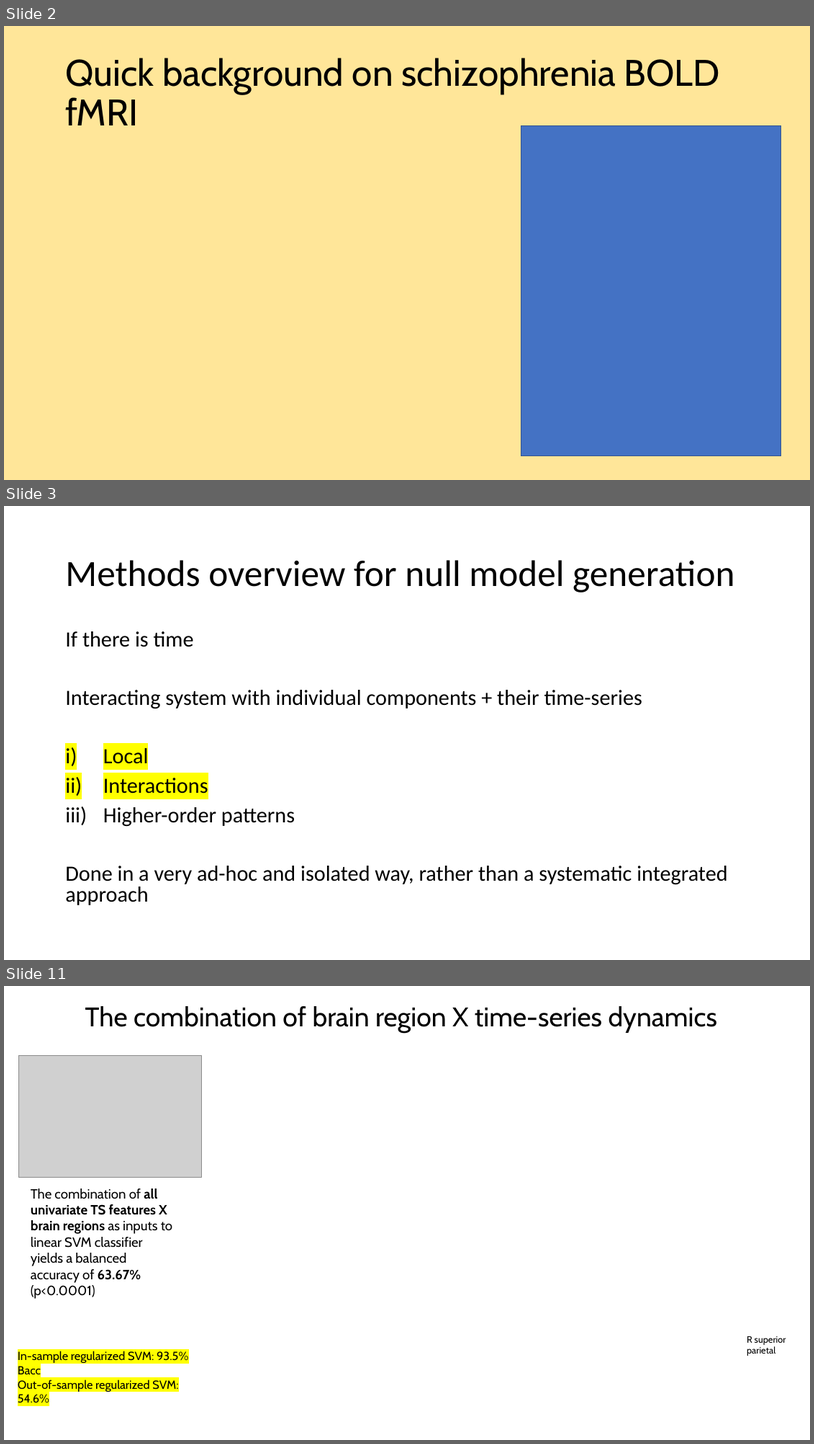
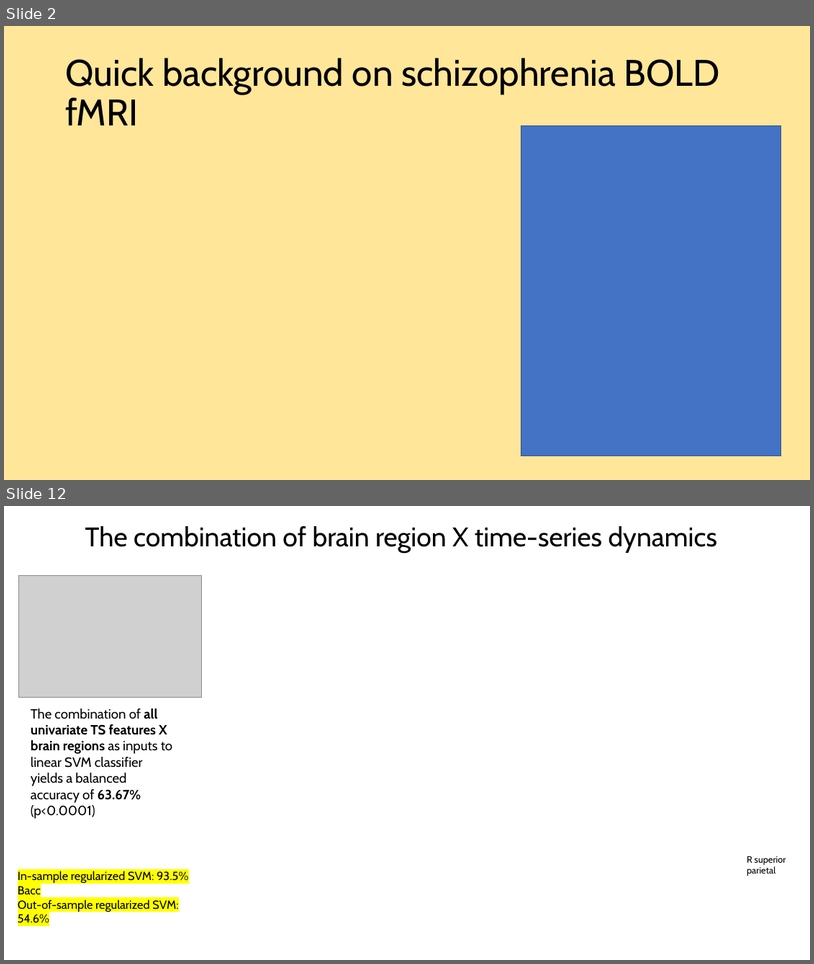
Before and after one commit to anniegbryant/CNS_2022, a slide deck: schizophrenia_classification_workshop/Workshop_Talk.pptx. Shown one above the other, each under a label of ours: slides 2, 3 and 11 before the commit, slides 2 and 12 after it; the slides between them are not shown. The pictures are 814x1444 and 814x964 pixels, drawn with LibreOffice and Linux fonts; fonts in the diff are those of the drawing; grey boxes stand for pictures. Boxes give left, top, right and bottom in pixels: in the first picture for what was removed or moved away, otherwise in the second. Text is boxed around its words. In the diff, an @@ line names an element or a change of style, - is before the commit and + after.

```diff
--- a/schizophrenia_classification_workshop/Workshop_Talk.pptx
+++ b/schizophrenia_classification_workshop/Workshop_Talk.pptx
@@ slide 3 removed at [4, 506, 810, 960], background #FFFFFF @@
@@ title removed at [65, 560, 735, 592] @@
-Methods overview for null model generation
@@ text removed at [65, 631, 728, 905] @@
-If there is time
-Interacting system with individual components + their time-series
-i) Local
-ii) Interactions
-iii) Higher-order patterns
-Done in a very ad-hoc and isolated way, rather than a systematic integrated approach
@@ what was slide 11 is now slide 12 @@
```
Also in this commit, not shown: 7 slides changed, 4 slides added, 2 other slides removed, 8 other files.
